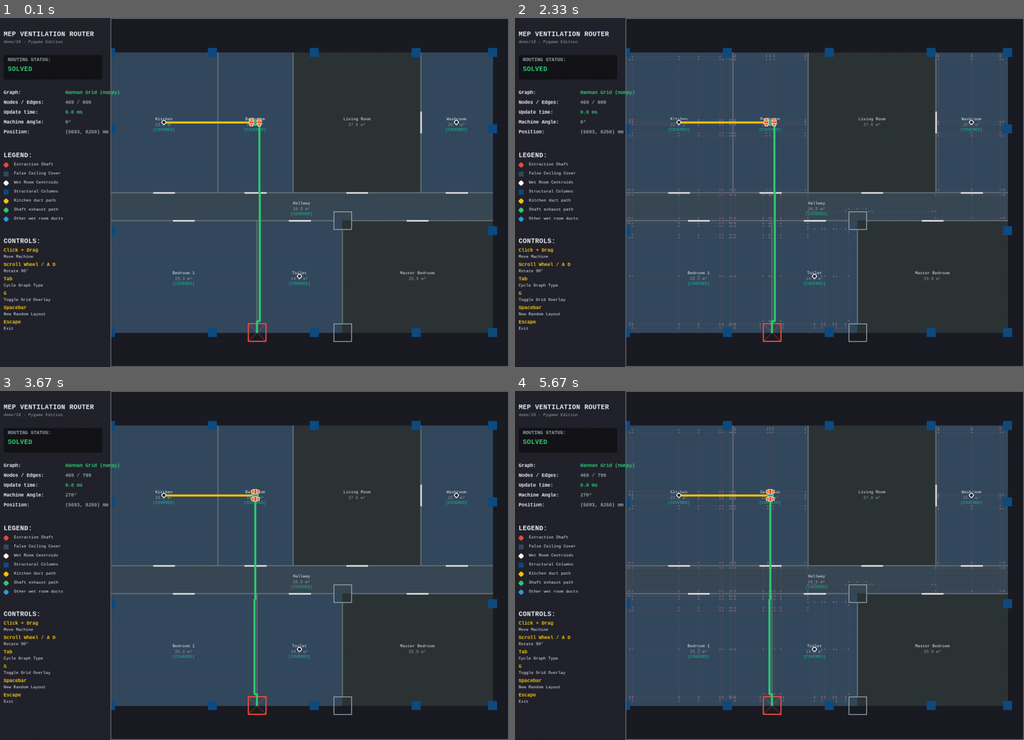
Above: before the commit, frames 1-4 (two rows, left to right).
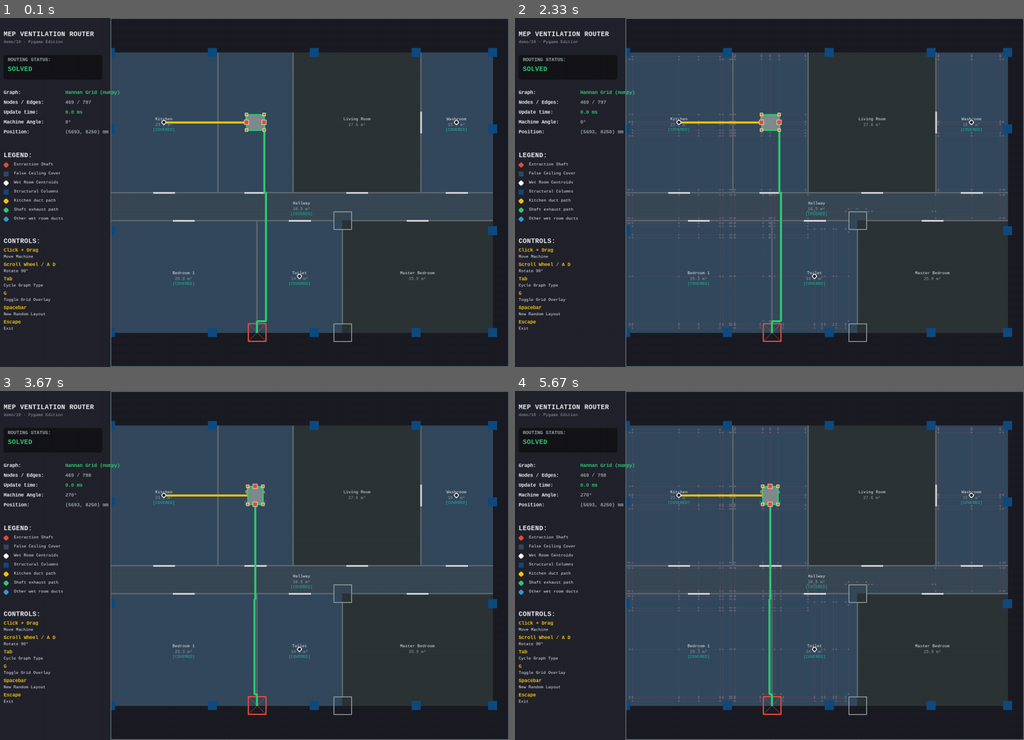
Above: after the commit, the same moments.

Repository: alxgom/MEP
Game: pygame game, started from demos/10/main.py
The game is run twice, just before and just after one commit, with the same random seed, the same clock (stepped at 60 frames per second) and the same inputs.
Inputs (mouse positions are in pixels of both pictures, inside the frame that each line leads up to):
- Up to frame 1 (0.1 s): no input
- Up to frame 2 (2.33 s): hold Right 0.33-0.8 s; move the mouse to (749, 206) at 0.37 s; hold Right 0.83-1.3 s; move the mouse to (932, 182) at 0.87 s; hold Left 1.33-1.87 s; move the mouse to (769, 216) at 1.37 s; hold Left 1.9-2.3 s; move the mouse to (642, 195) at 1.93 s; tap G at 2.05 s
- Up to frame 3 (3.67 s): hold Right 2.33-2.97 s; move the mouse to (300, 642) at 2.37 s; hold Left 3-3.47 s; move the mouse to (91, 649) at 3.03 s; hold Right from 3.5 s (still down); move the mouse to (325, 443) at 3.53 s; tap G at 3.65 s
- Up to frame 4 (5.67 s): release Right at 3.97 s; hold Right 4-4.47 s; move the mouse to (952, 687) at 4.03 s; hold Left 4.5-5.03 s; move the mouse to (825, 596) at 4.53 s; hold Left 5.07-5.47 s; move the mouse to (779, 446) at 5.1 s; tap G at 5.22 s; hold Right from 5.5 s (still down); move the mouse to (647, 495) at 5.53 s

The runs differ from the first frame. In frame 1, 0.7% of the frame differs, in the area x 16-53%, y 23-88%; in frame 2, 0.8%, in the area x 16-58%, y 10-88%; in frame 3, 0.2%; in frame 4, 0.3%.

Commit message:
Resize extraction machine dimensions to 70cm x 60cm

Diff:
--- a/demos/10/main.py
+++ b/demos/10/main.py
@@ -701,7 +701,7 @@
     build_grid(machine_pins=pins)
 
 def get_machine_pins(cx, cy, angle_deg):
-    w, h = 300.0, 200.0 # 30cm x 20cm
+    w, h = 700.0, 600.0 # 70cm x 60cm
     local_pins = {
         "left_mid": (-w/2, 0.0),
         "right_mid": (w/2, 0.0),
